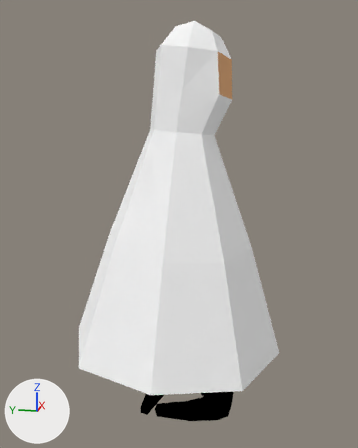
What one commit did to the Blender file FlipBox/Assets/model/player.blend.
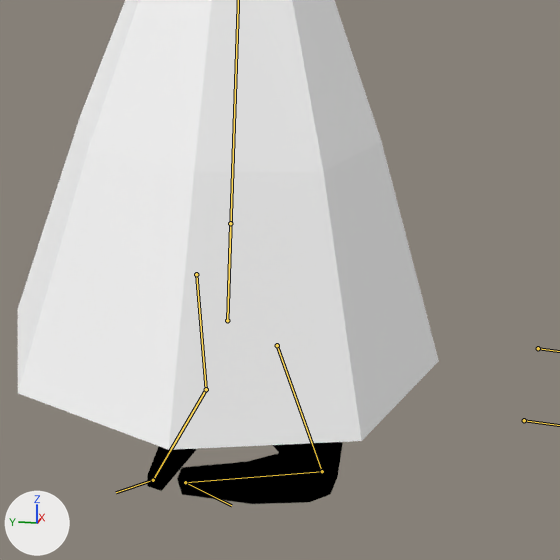
Each version is shown whole from a 50 mm lens placed at (-0.648, -0.134, 0.511), pointed at (0.01, -0.002, 0.346), then close up on the part from 20% to 94% of the width and 40% to 100% of the height. The axes (+X, +Y, +Z) are drawn at lower left. The lights are the same throughout. Both versions are drawn at frame 10 of the action 'run'; the numbers are the values there. The bones that bend it are drawn over the model as lines in the close-ups.
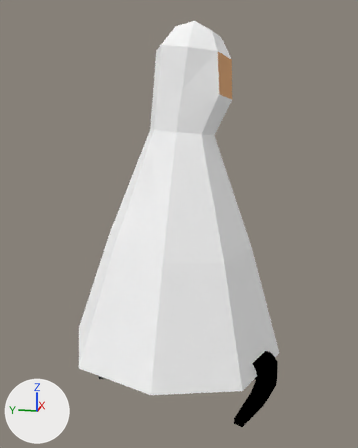
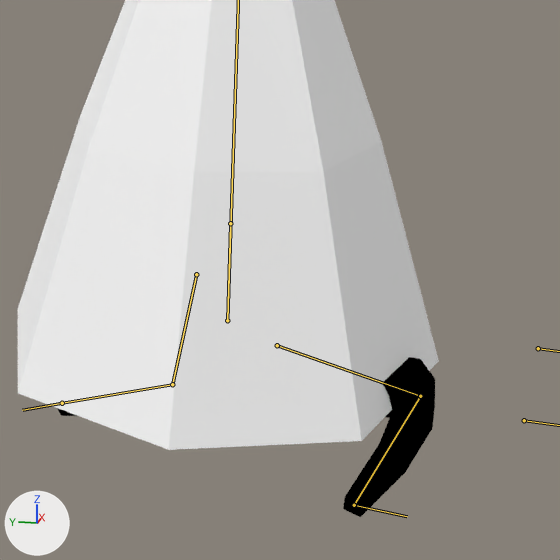
The change in detail:
Bone 'Bone.007' (bone_bone_007) moves from (40.6, -14.3, 0.4) to (85.7, -50.7, 1.4).
Bone 'Bone.007' (bone_bone_007) turns from (1, -1, -64) to (1, -1, -74) degrees about its own x, y and z.
Bone 'Bone.008' (bone_bone_008) moves from (9.7, -57.2, 1.5) to (-60.1, -56.2, 1.5).
Bone 'Bone.008' (bone_bone_008) turns from (1, 1, 68) to (1, 2, 85) degrees about its own x, y and z.

Boxes (x1, y1, x2, y2) around the edits, measured in the close-ups (560 x 560 px):
'Cube.008', posed
    before: (18, 0, 439, 504)
    after: (18, 0, 439, 517)
bone 'Bone.007', root to tip
    before: (153, 480) to (116, 492)
    after: (62, 403) to (22, 410)
bone 'Bone.008', root to tip
    before: (185, 482) to (231, 505)
    after: (354, 505) to (407, 516)
